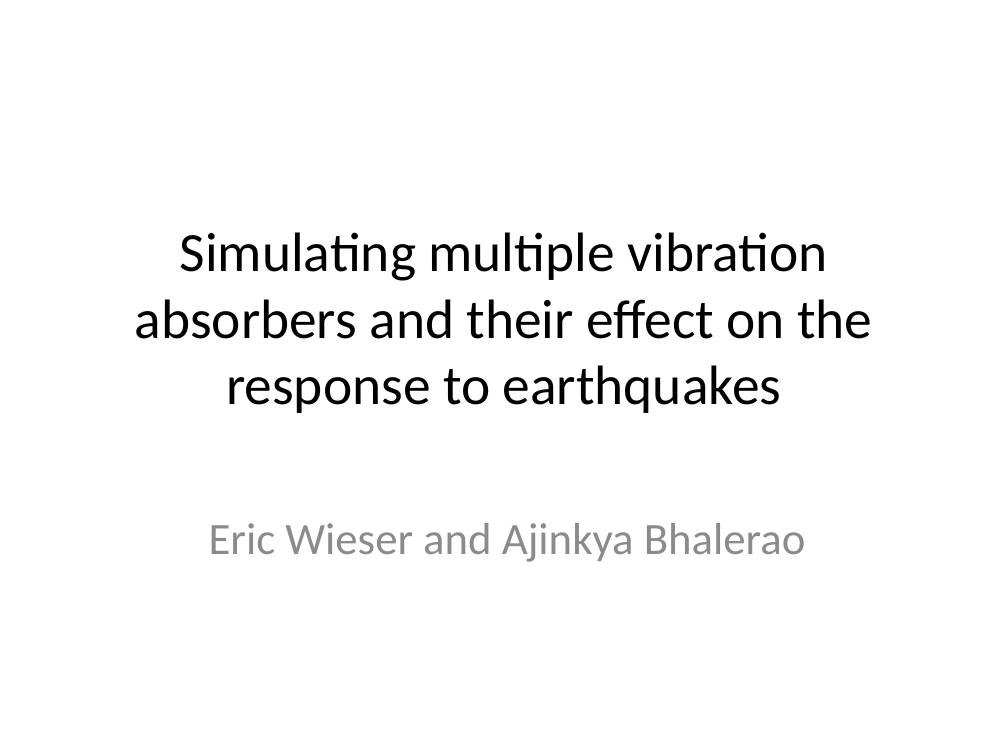
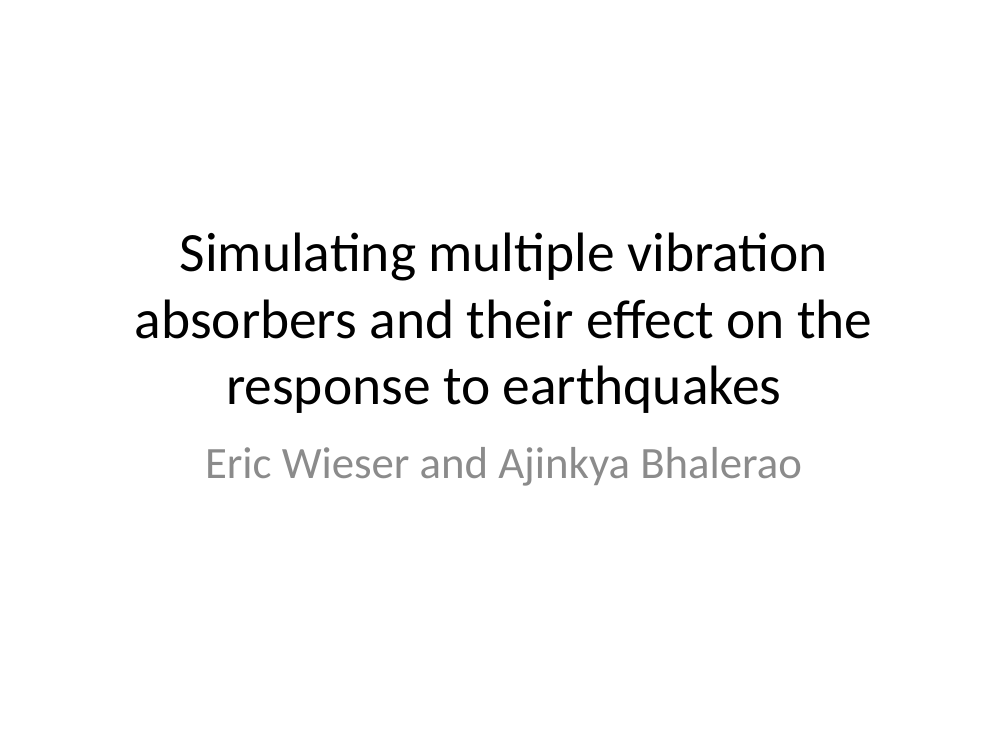
Before and after one commit to eric-wieser/cued-icw, a slide deck: slide 1 of powerpoint.pptx. Drawn at 1008x756 pixels with LibreOffice and Linux fonts; fonts in the diff are those of the drawing. Boxes give left, top, right and bottom in pixels: in the first picture for what was removed or moved away, otherwise in the second. Text is boxed around its words. In the diff, an @@ line names an element or a change of style, - is before the commit and + after.

```diff
--- a/powerpoint.pptx
+++ b/powerpoint.pptx
@@ subtitle "Eric Wieser and Ajinkya Bhalerao": place and size @@
-subtitle "Eric Wieser and Ajinkya Bhalerao" at (209, 523, 806, 562)
+subtitle "Eric Wieser and Ajinkya Bhalerao" at (205, 447, 802, 486)
```
Also in this commit, not shown: 9 other slides changed, 2 slides added, 1 slide removed.
